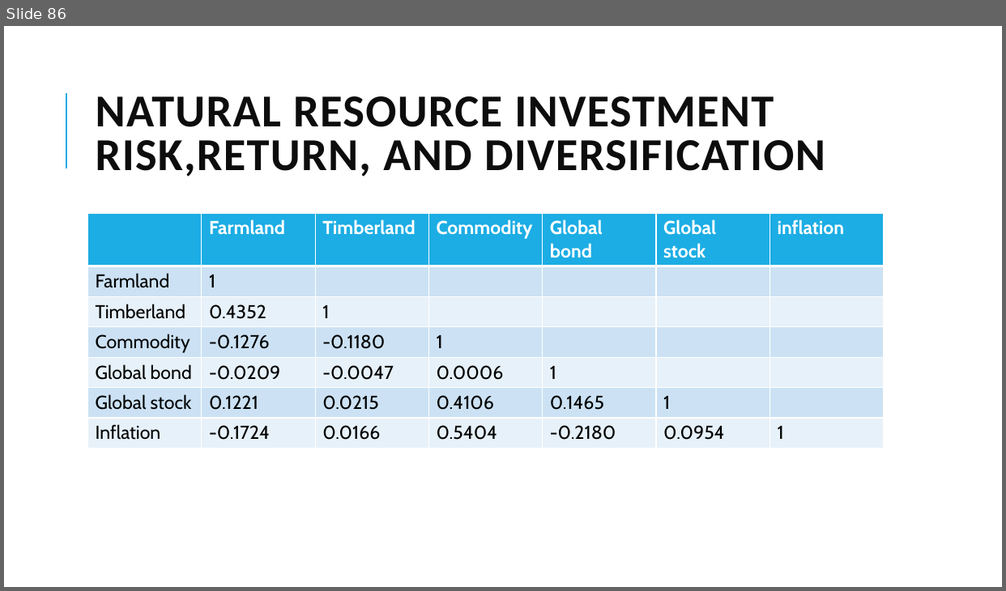
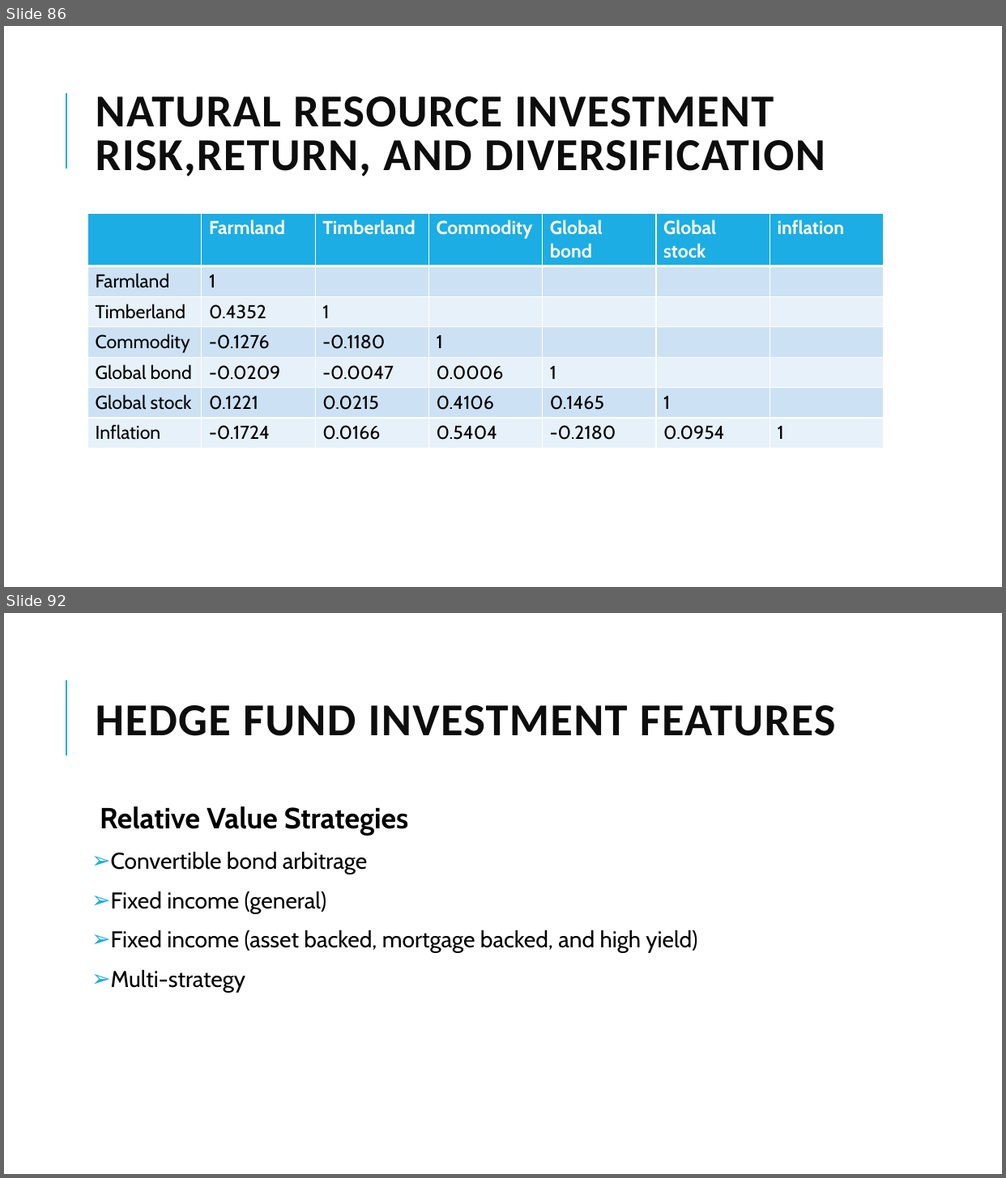
Before and after one commit to Isco0530/data, a slide deck: 2024Alternative.pptx. Shown one above the other, each under a label of ours: slide 86 before the commit, slides 86 and 92 after it; the slides between them are not shown. The pictures are 1006x591 and 1006x1178 pixels, drawn with LibreOffice and Linux fonts; fonts in the diff are those of the drawing. Boxes give left, top, right and bottom in pixels: in the first picture for what was removed or moved away, otherwise in the second. Text is boxed around its words. In the diff, an @@ line names an element or a change of style, - is before the commit and + after.

```diff
--- a/2024Alternative.pptx
+++ b/2024Alternative.pptx
@@ slide 92 added at box(4, 613, 1002, 1174), background #FFFFFF; not listed: 1 template element that a slide beside it also shows @@
@@ title added at box(96, 705, 836, 736), 44 pt, text #0D0D0D, bold @@
+HEDGE FUND INVESTMENT FEATURES
@@ text added at box(100, 807, 697, 992), 22 pt, text #000000 @@
+  Relative Value Strategies
+➢ Convertible bond arbitrage
+➢ Fixed income (general)
+➢ Fixed income (asset backed, mortgage backed, and high yield)
+➢ Multi-strategy
```
Also in this commit, not shown: 3 slides changed, 6 other slides added.
